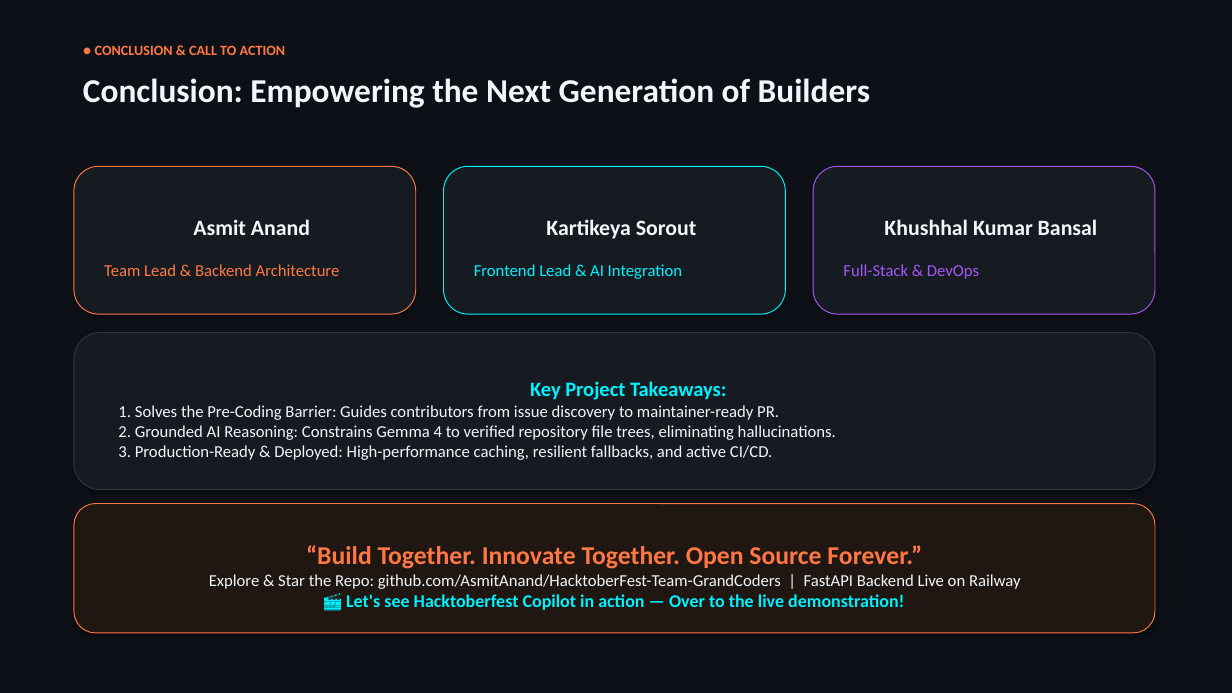
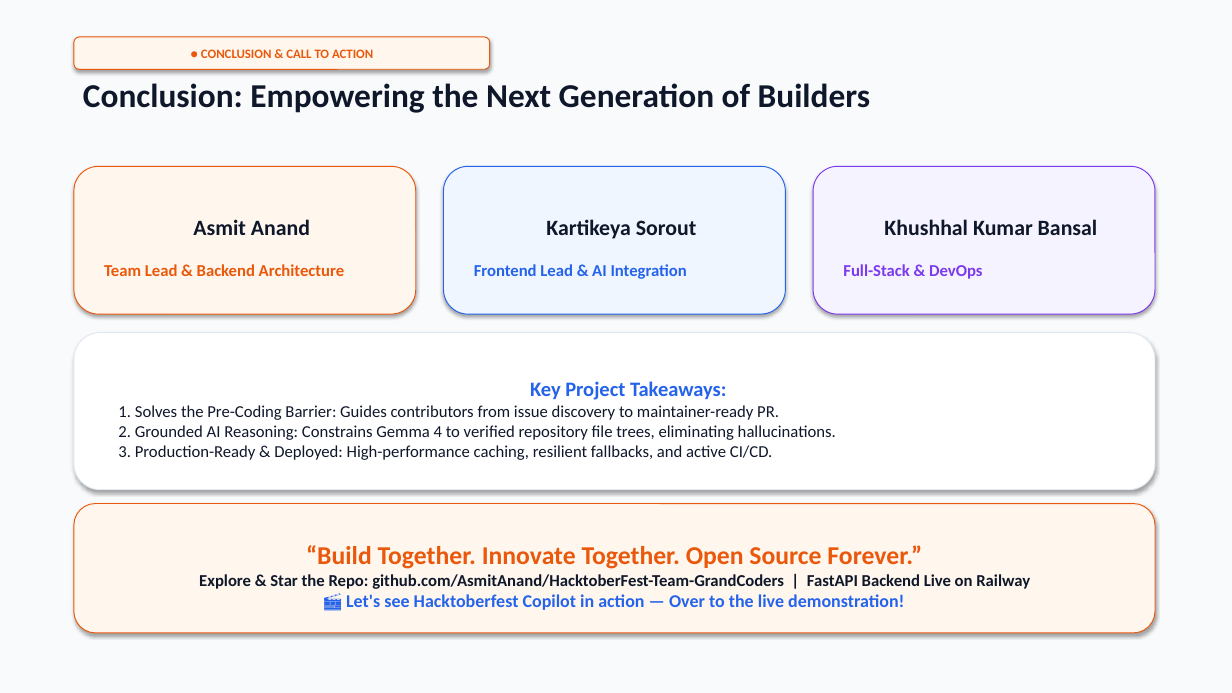
Before and after one commit to AsmitAnand/HacktoberFest-Team-GrandCoders, a slide deck: slide 8 of docs/Hacktoberfest_Copilot_Round2_Presentation.pptx. Drawn at 1232x693 pixels with LibreOffice and Linux fonts; fonts in the diff are those of the drawing. Boxes give left, top, right and bottom in pixels: in the first picture for what was removed or moved away, otherwise in the second. Text is boxed around its words. In the diff, an @@ line names an element or a change of style, - is before the commit and + after.

Commit message:
style: switch round 2 presentation deck to eye-catchy light theme

```diff
--- a/docs/Hacktoberfest_Copilot_Round2_Presentation.pptx
+++ b/docs/Hacktoberfest_Copilot_Round2_Presentation.pptx
@@ rectangle at (x1=0, y1=0, x2=1232, y2=693): fill #0D1117 to #F8FAFC @@
@@ rounded rectangle "● CONCLUSION & CALL TO ..." resized from (x1=95, y1=45, x2=286, y2=55) to (x1=74, y1=37, x2=490, y2=69) @@
@@ rounded rectangle "● CONCLUSION & CALL TO ..." at (x1=74, y1=37, x2=490, y2=69): size 11 to 10 pt, text colour #FF7844 to #EA580C; alignment left to centre; vertical alignment top to middle; fill none to #FFF7ED; outline none to #EA580C 0.75 pt; shadow on @@
@@ text "Conclusion: Empowering the Next Generation ..." at (x1=83, y1=83, x2=870, y2=113): text colour #F0F6FC to #0F172A @@
@@ rounded rectangle "Asmit Anand" at (x1=74, y1=166, x2=416, y2=314): text colour #F0F6FC to #0F172A in "Asmit Anand"; text colour #FF7844 to #EA580C, bold on in "Team Lead & Backend Architecture"; fill #161B22 to #FFF7ED; outline #FF7844 0.75 pt to #EA580C 0.75 pt @@
@@ rounded rectangle "Kartikeya Sorout" at (x1=444, y1=166, x2=786, y2=314): text colour #F0F6FC to #0F172A in "Kartikeya Sorout"; text colour #00F2FE to #2563EB, bold on in "Frontend Lead & AI Integration"; fill #161B22 to #EFF6FF; outline #00F2FE 0.75 pt to #2563EB 0.75 pt @@
@@ rounded rectangle "Khushhal Kumar Bansal" at (x1=813, y1=166, x2=1155, y2=314): text colour #F0F6FC to #0F172A in "Khushhal Kumar Bansal"; text colour #A855F7 to #7C3AED, bold on in "Full-Stack & DevOps"; fill #161B22 to #F5F3FF; outline #A855F7 0.75 pt to #7C3AED 0.75 pt @@
@@ rounded rectangle "Key Project Takeaways:" at (x1=74, y1=333, x2=1155, y2=490): text colour #00F2FE to #2563EB in "Key Project Takeaways:"; text colour #F0F6FC to #0F172A; fill #161B22 to #FFFFFF; outline #30363D 0.75 pt to #E2E8F0 0.75 pt @@
@@ rounded rectangle "“Build Together. Innovate Together. Open ..." at (x1=74, y1=504, x2=1155, y2=633): text colour #FF7844 to #EA580C in "“Build Together. Innovate Together. Open Source Forever.”"; text colour #F0F6FC to #0F172A, bold on in "Explore & Star the Repo: github.com/AsmitAnand/HacktoberFest ..."; text colour #00F2FE to #2563EB in "🎬 Let's see Hacktoberfest Copilot in action ..."; fill #201612 to #FFF7ED; outline #FF7844 0.75 pt to #EA580C 0.75 pt @@
```
Also in this commit, not shown: 7 other slides changed.
